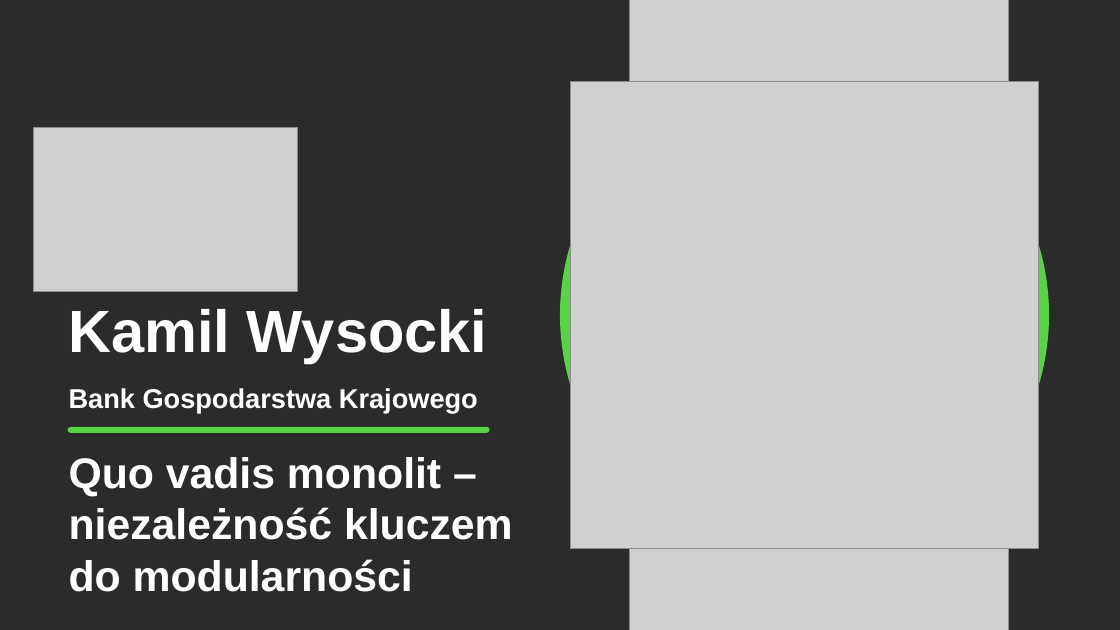
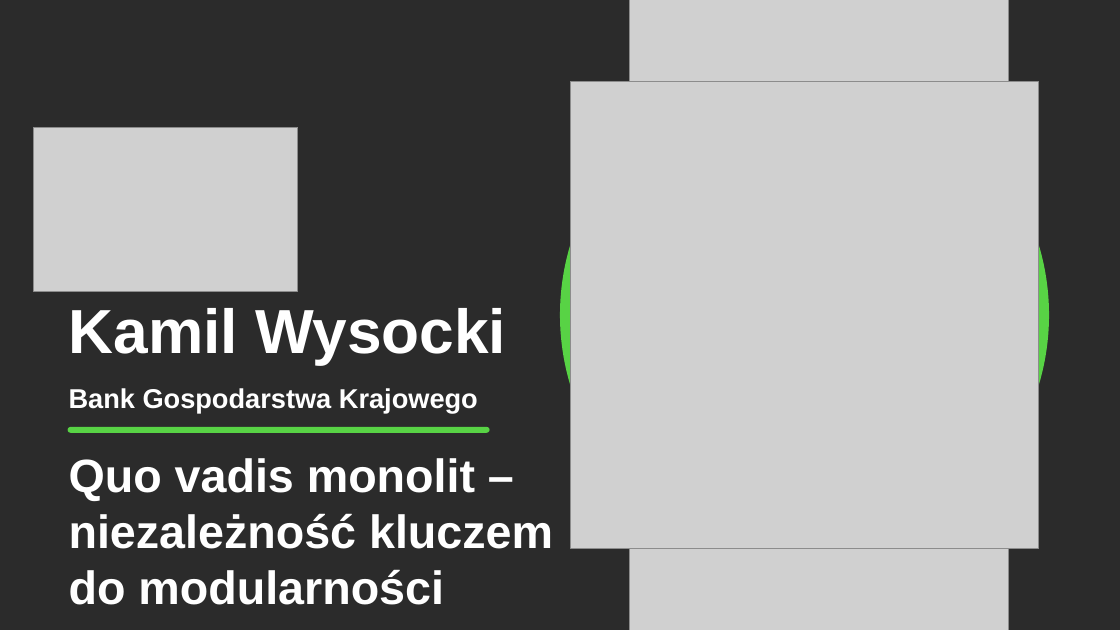
Before and after one commit to kamil-wysocki/4dev2024, a slide deck: slide 1 of 4Developers 2024.pptx. Drawn at 1120x630 pixels with LibreOffice and Linux fonts; fonts in the diff are those of the drawing; grey boxes stand for pictures; background and template pictures are left out; a plain dark background stands for a picture behind light text. Boxes give left, top, right and bottom in pixels: in the first picture for what was removed or moved away, otherwise in the second. Text is boxed around its words. In the diff, an @@ line names an element or a change of style, - is before the commit and + after.

```diff
--- a/4Developers 2024.pptx
+++ b/4Developers 2024.pptx
@@ text "Kamil Wysocki" at (69,308,506,364): size 61.2 to 64 pt; line spacing 0.9 to 1 @@
@@ text "Quo vadis monolit – niezależność ..." at (69,458,553,605): size 44 to 48 pt @@
```
Also in this commit, not shown: 6 other slides changed, 1 slide added, 1 slide removed.
